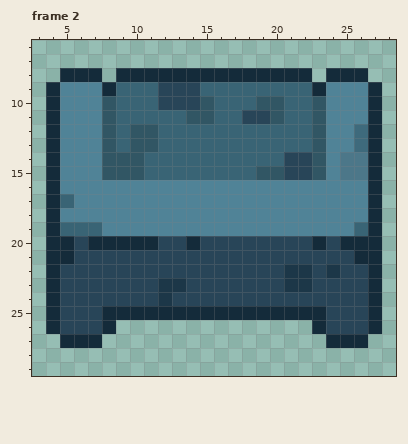
Pixel-art file: sprites/ase/couch_1.ase. Above: the version before the commit.
32x32 pixels, 2 frames. Shown: frame 2: x 3..28, y 6..29. The old version is drawn lined up with the new one.
The result:
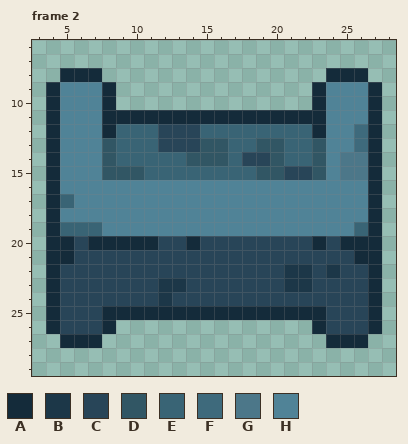
Palette (. is transparent): A #142b3a  B #1c3748  C #284558  D #315664  E #396475  F #3e6a7c  G #4c7789  H #508397
From old to new:
whole drawing moved by -1,+2 (the old picture is shown already moved)
Frame 2:
Colour A replaces colour C in row 11 at x 18 to 19.
Colour A replaces colour D in row 10 at x 8 and 23; in row 11 at x 8, 14 to 15, 20 and 23; in row 12 at x 8 and 23.
Colour A replaces colour E in row 11 at x 9 to 13, 16 to 17 and 21 to 22.
Colour C replaces colour E in rows 12 to 13 at x 12 to 14; in row 14 at x 18 to 19.
Colour D replaces colour E in row 13 at x 15 to 16 and 19 to 20; in row 14 at x 14 to 16 and 20.
Colour E replaces colour C in row 14 at x 21 to 22.
Colour E replaces colour D in rows 12 to 13 at x 10 to 11; in row 14 at x 9 to 10.
Colour A is gone in row 8 at x 9 to 22.
Colour C is gone in rows 9 to 10 at x 12 to 14.
Colour D is gone in row 10 at x 15 and 19 to 20.
Colour E is gone in row 9 at x 9 to 11 and 15 to 22; in row 10 at x 9 to 11, 16 to 18 and 21 to 22.
Boxes around the changes in both pictures, in picture pixels (x1, y1, x2, y2):
changed: (102, 68, 326, 166)
